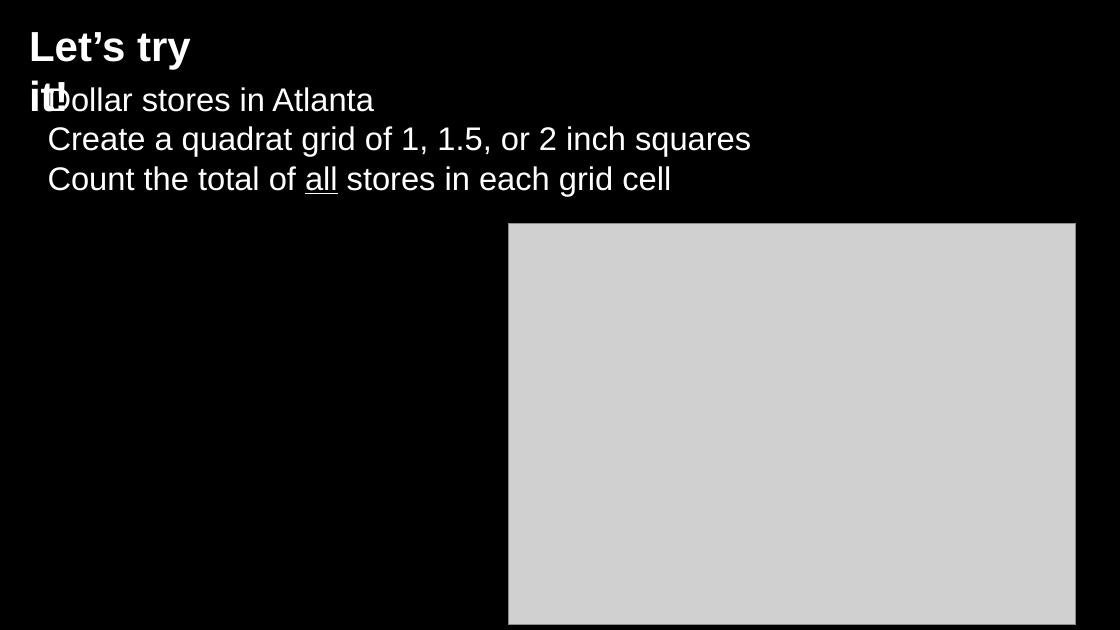
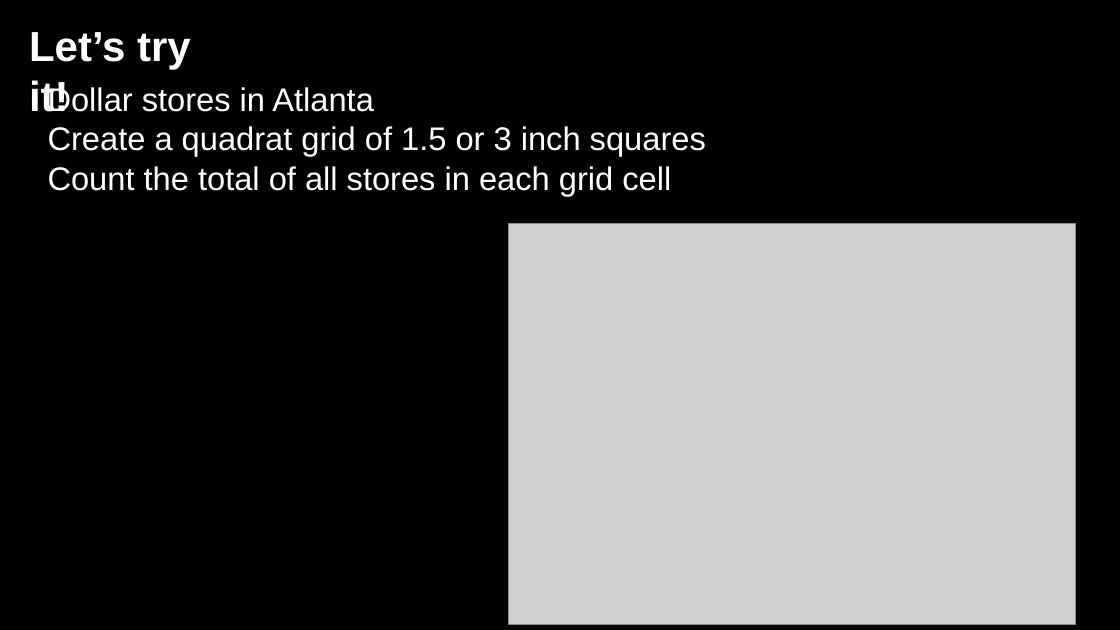
Before and after one commit to jshannon75/geog4300, a slide deck: slide 6 of in_class_slides/geog4300_W05-1 Point pattern analysis and MAUP.pptx (slide 5 before the commit). Drawn at 1120x630 pixels with LibreOffice and Linux fonts; fonts in the diff are those of the drawing; grey boxes stand for pictures; background and template pictures are left out. Boxes give left, top, right and bottom in pixels: in the first picture for what was removed or moved away, otherwise in the second. Text is boxed around its words. In the diff, an @@ line names an element or a change of style, - is before the commit and + after.

```diff
--- a/in_class_slides/geog4300_W05-1 Point pattern analysis and MAUP.pptx
+++ b/in_class_slides/geog4300_W05-1 Point pattern analysis and MAUP.pptx
@@ text at box(48, 126, 706, 156): text changed @@
-Create a quadrat grid of 1, 1.5, or 2 inch squares
+Create a quadrat grid of 1.5 or 3 inch squares
@@ text at box(48, 166, 671, 195): underline off in "all" @@
```
Also in this commit, not shown: 1 other slide changed, 1 slide added, 11 other files.
